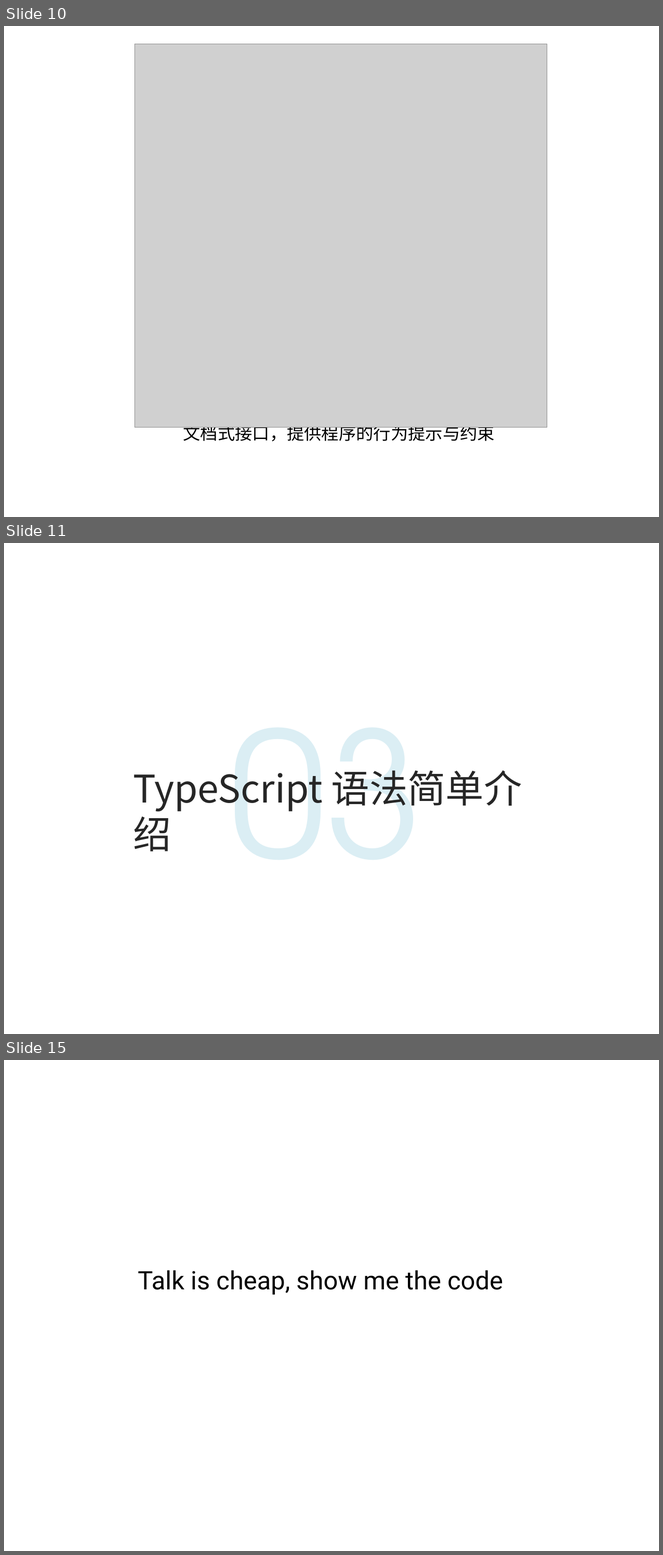
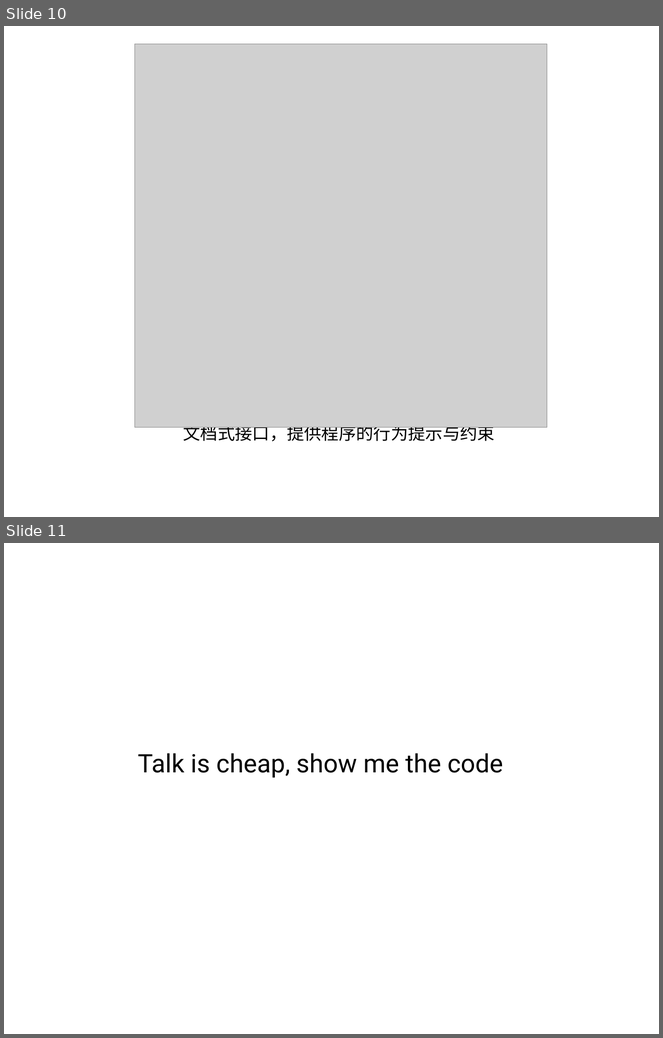
Before and after one commit to life0727/blog, a slide deck: ppt/typescript1.pptx. Shown one above the other, each under a label of ours: slides 10, 11 and 15 before the commit, slides 10 and 11 after it; the slides between them are not shown. The pictures are 663x1555 and 663x1038 pixels, drawn with LibreOffice and Linux fonts; fonts in the diff are those of the drawing; grey boxes stand for pictures; background and template pictures are left out. Boxes give left, top, right and bottom in pixels: in the first picture for what was removed or moved away, otherwise in the second. Text is boxed around its words. In the diff, an @@ line names an element or a change of style, - is before the commit and + after.

```diff
--- a/ppt/typescript1.pptx
+++ b/ppt/typescript1.pptx
@@ slide 11 removed at bbox=[4, 543, 659, 1034], background picture (left out) @@
@@ text removed at bbox=[133, 770, 522, 851] @@
-TypeScript 语法简单介绍
@@ text removed at bbox=[230, 770, 422, 811] @@
-03
@@ what was slide 15 is now slide 11 @@
```
Also in this commit, not shown: 3 slides changed, 6 other slides removed, 2 other files.
